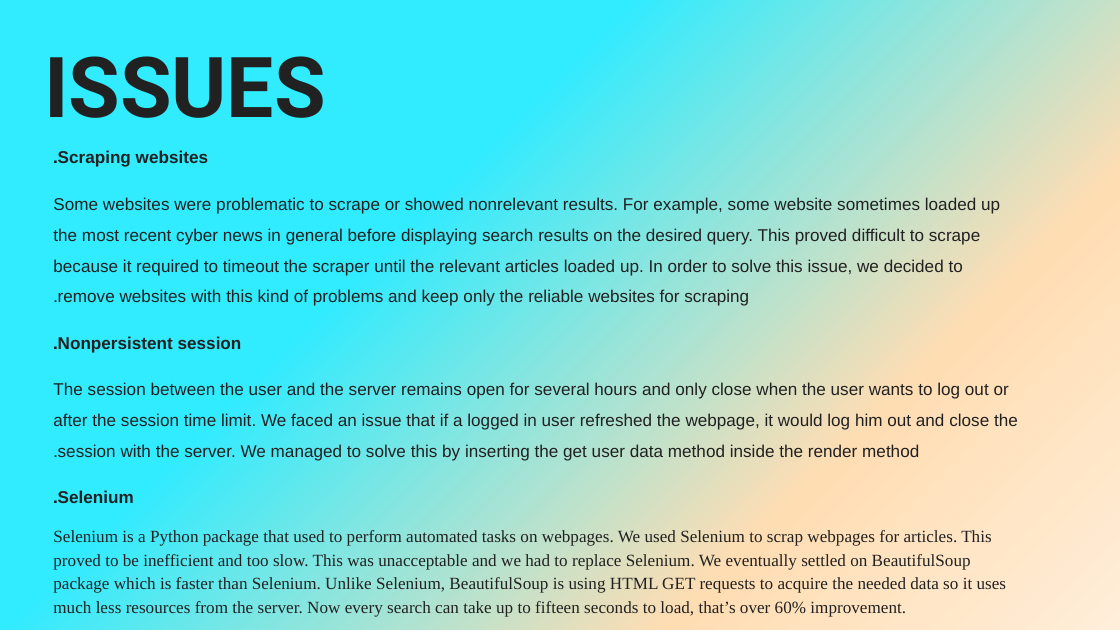
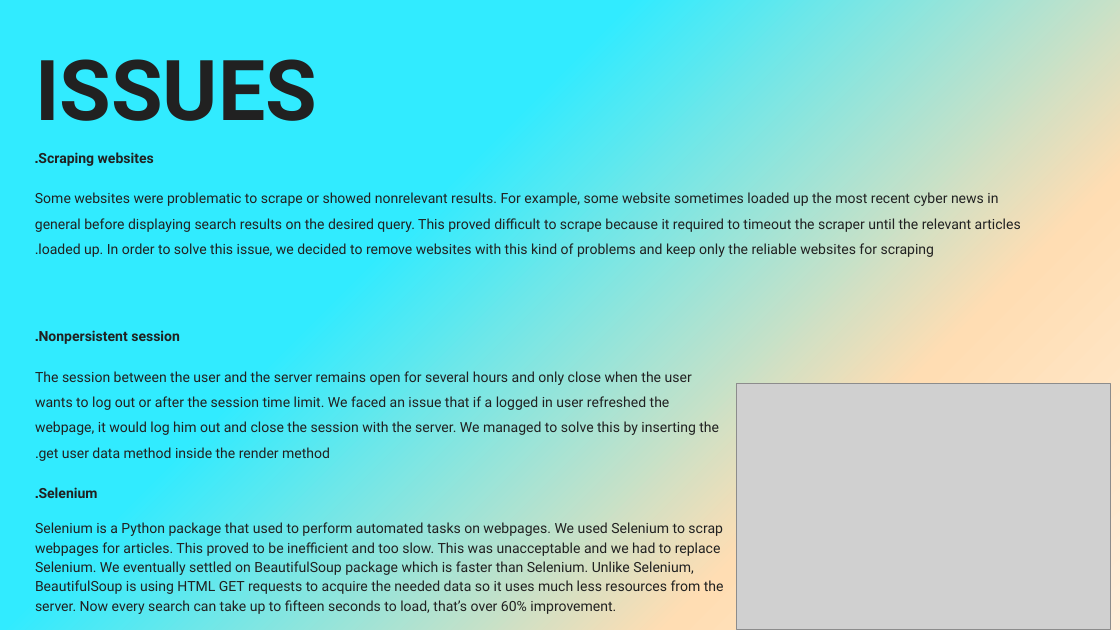
Before and after one commit to NivAm12/NegativeCyberNews, a slide deck: slide 6 of NCN Presntation.pptx. Drawn at 1120x630 pixels with LibreOffice and Linux fonts; fonts in the diff are those of the drawing; grey boxes stand for pictures. Boxes give left, top, right and bottom in pixels: in the first picture for what was removed or moved away, otherwise in the second. Text is boxed around its words. In the diff, an @@ line names an element or a change of style, - is before the commit and + after.

```diff
--- a/NCN Presntation.pptx
+++ b/NCN Presntation.pptx
@@ title "ISSUES": place and size @@
-title "ISSUES" at <box>44,56,326,118</box>
+title "ISSUES" at <box>35,59,317,121</box>
@@ text added at <box>35,152,1021,257</box>, 9 pt, text #212121 @@
+Scraping websites.
+Some websites were problematic to scrape or showed nonrelevant results. For example, some website sometimes loaded up the most recent cyber news in general before displaying search results on the desired query. This proved difficult to scrape because it required to timeout the scraper until the relevant articles loaded up. In order to solve this issue, we decided to remove websites with this kind of problems and keep only the reliable websites for scraping.
@@ text at <box>53,150,1000,306</box>: paragraphs removed @@
-Scraping websites.
-Some websites were problematic to scrape or showed nonrelevant results. For example, some website sometimes loaded up the most recent cyber news in general before displaying search results on the desired query. This proved difficult to scrape because it required to timeout the scraper until the relevant articles loaded up. In order to solve this issue, we decided to remove websites with this kind of problems and keep only the reliable websites for scraping.
@@ text "Nonpersistent session.": place and size @@
-text "Nonpersistent session." at <box>53,150,1018,617</box>
+text "Nonpersistent session." at <box>35,330,724,614</box>
@@ text "Nonpersistent session." at <box>35,330,724,614</box>: size 11 to 9 pt; font Arial to Roboto in "Nonpersistent session.", "The session between the user and the ...", "Selenium."; font Times New Roman to Roboto in "Selenium is a Python package that used ..." @@
@@ picture added at <box>736,384,1110,630</box> @@
```
Also in this commit, not shown: 9 other slides changed, 2 slides added.
